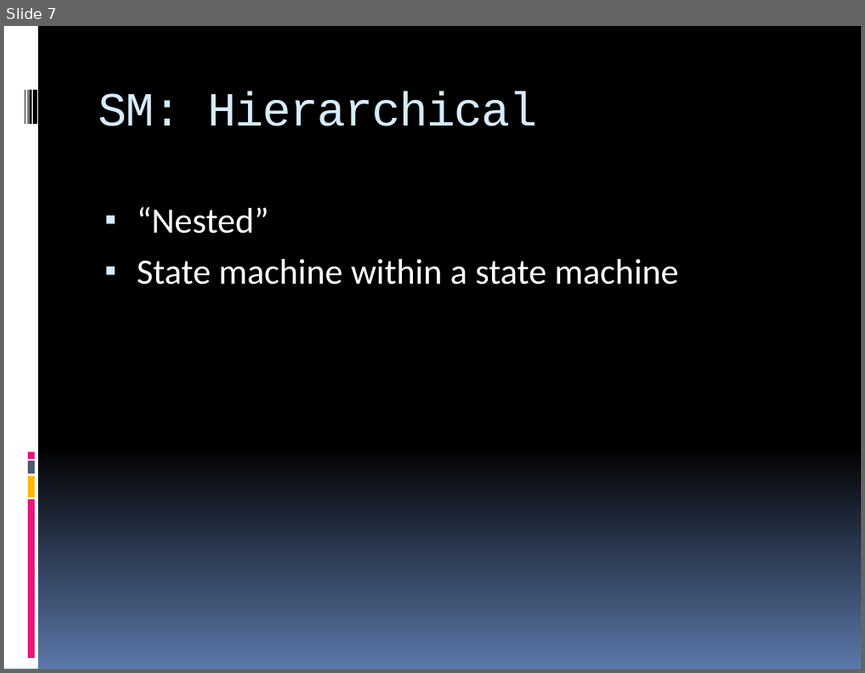
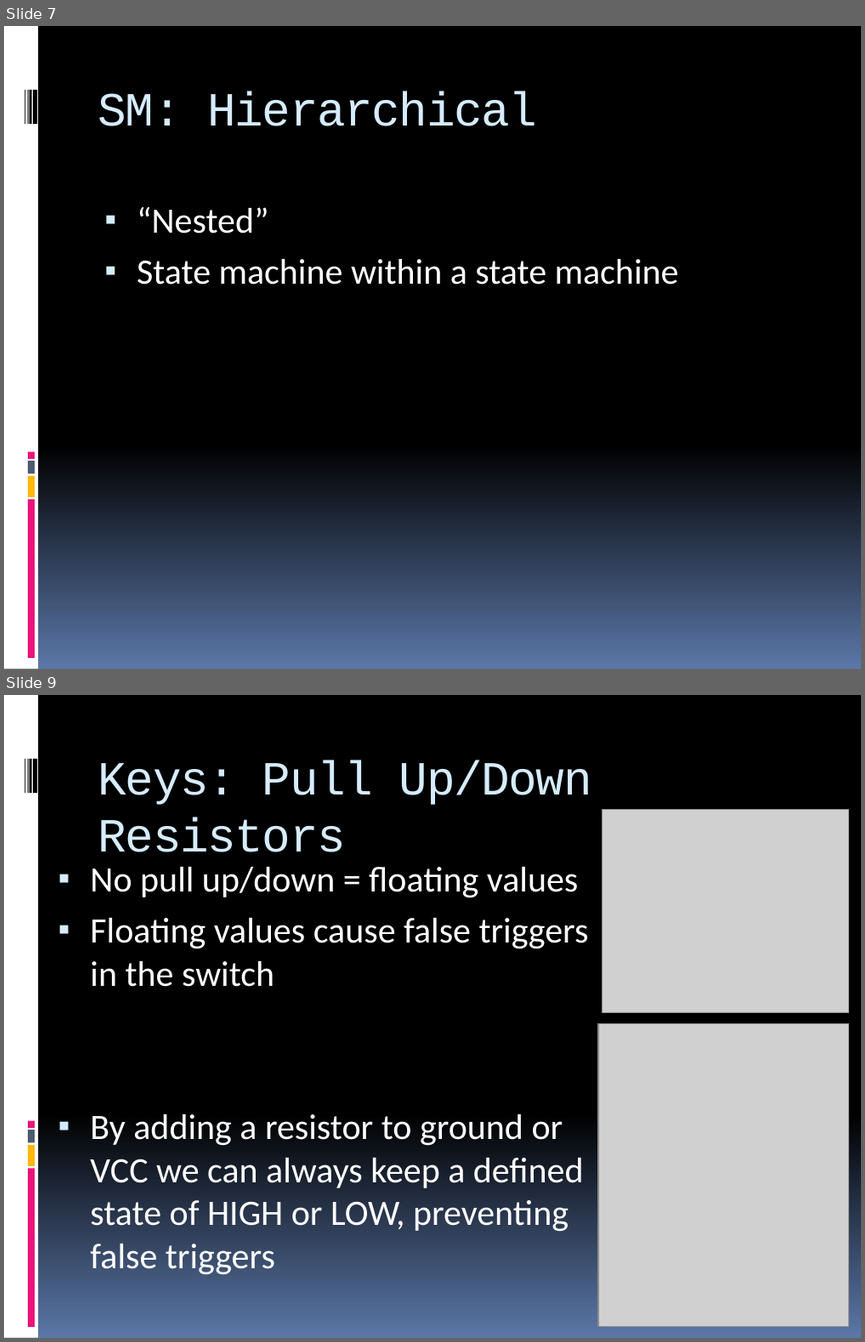
Before and after one commit to Kiefer602/MyTeam, a slide deck: Projects/recap/week5a_recap.pptx. Shown one above the other, each under a label of ours: slide 7 before the commit, slides 7 and 9 after it; the slides between them are not shown. The pictures are 865x673 and 865x1342 pixels, drawn with LibreOffice and Linux fonts; fonts in the diff are those of the drawing; grey boxes stand for pictures. Boxes give left, top, right and bottom in pixels: in the first picture for what was removed or moved away, otherwise in the second. Text is boxed around its words. In the diff, an @@ line names an element or a change of style, - is before the commit and + after.

Commit message:
Added Keys section, need help with Keys lab

```diff
--- a/Projects/recap/week5a_recap.pptx
+++ b/Projects/recap/week5a_recap.pptx
@@ slide 9 added at [4, 695, 861, 1338], background gradient #000000 to #5B77A8; not listed: 9 template elements that a slide beside it also shows @@
@@ title added at [98, 760, 592, 852], 40 pt, text #D6ECFF @@
+Keys: Pull Up/Down Resistors
@@ picture added at [602, 809, 849, 1012] @@
@@ text added at [90, 867, 589, 1275], 30 pt, text #FFFFFF @@
+▪ No pull up/down = floating values
+▪ Floating values cause false triggers in the switch
+▪ By adding a resistor to ground or VCC we can always keep a defined state of HIGH or LOW, preventing false triggers
@@ picture added at [598, 1023, 848, 1326] @@
```
Also in this commit, not shown: 6 other slides added, 1 slide removed.
